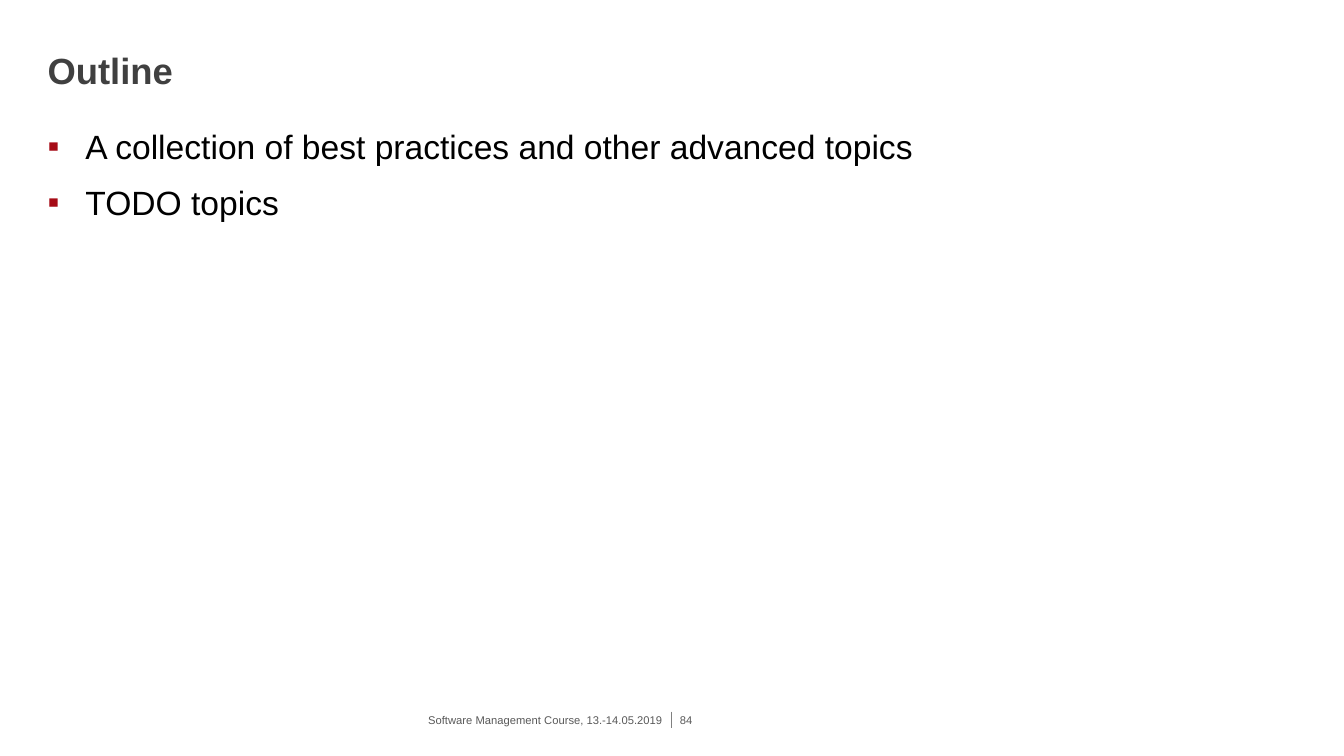
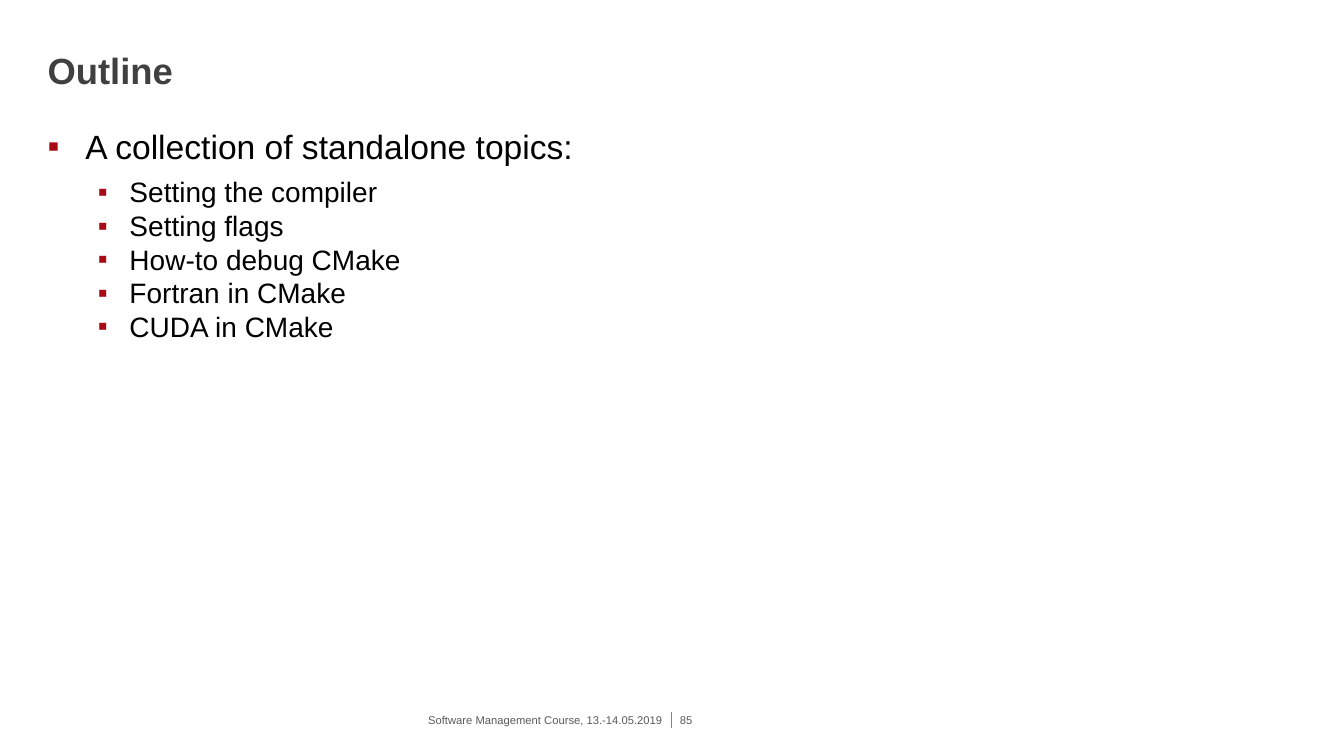
Before and after one commit to eth-cscs/SoftwareManagementCourse2019, a slide deck: slide 85 of cmake/2019-05-13^.14_CMake.pptx (slide 84 before the commit). Drawn at 1344x756 pixels with LibreOffice and Linux fonts; fonts in the diff are those of the drawing; background and template pictures are left out. Boxes give left, top, right and bottom in pixels: in the first picture for what was removed or moved away, otherwise in the second. Text is boxed around its words. In the diff, an @@ line names an element or a change of style, - is before the commit and + after.

Commit message:
update CMake slides

```diff
--- a/cmake/2019-05-13^.14_CMake.pptx
+++ b/cmake/2019-05-13^.14_CMake.pptx
@@ text at bbox=[85, 134, 573, 338]: text changed; size 24 to 20 pt @@
-▪ A collection of best practices and other advanced topics
-▪ TODO topics
+▪ A collection of standalone topics:
+  ▪ Setting the compiler
+  ▪ Setting flags
+  ▪ How-to debug CMake
+  ▪ Fortran in CMake
+  ▪ CUDA in CMake
@@ page number at bbox=[680, 716, 692, 724]: text changed @@
-84
+85
```
Also in this commit, not shown: 19 other slides changed, 3 slides added.
